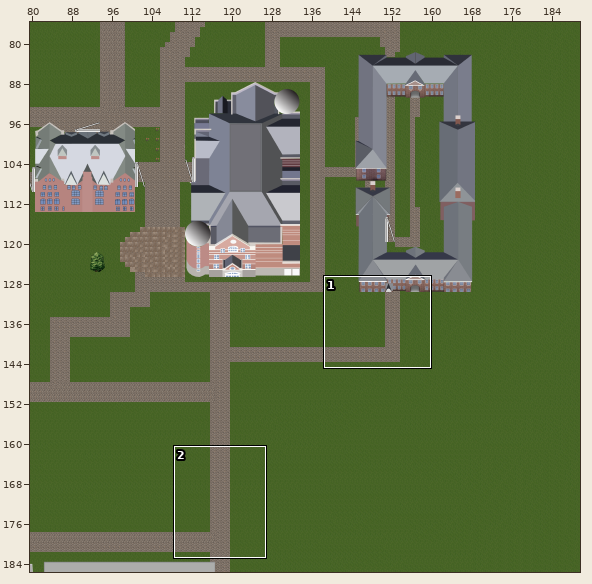
Tiled map, stored at android/assets/map/full_map.tmx. The first picture is a wide view before the edit; the outline marks the close-up.
Close-up. The starting point:
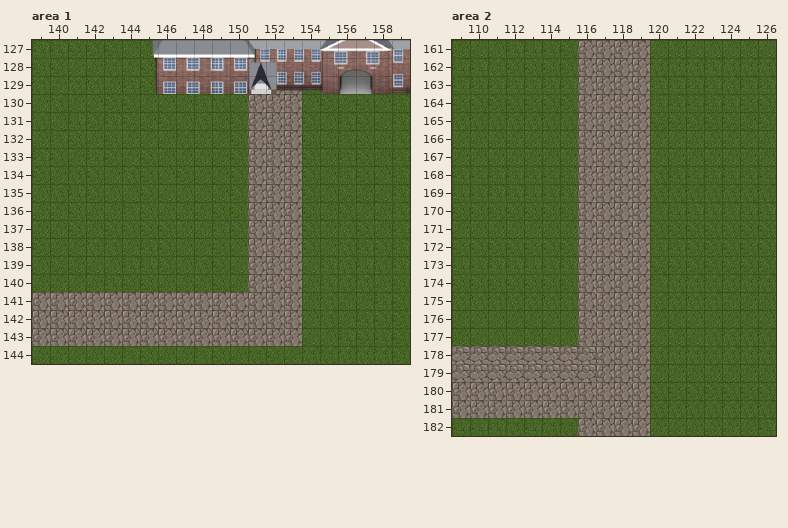
Cells are 32x32 px. Shown: area 1 x 139..159, y 127..144; area 2 x 109..126, y 161..182. The commit also changed other parts of the map, which this record leaves out.
Once edited:
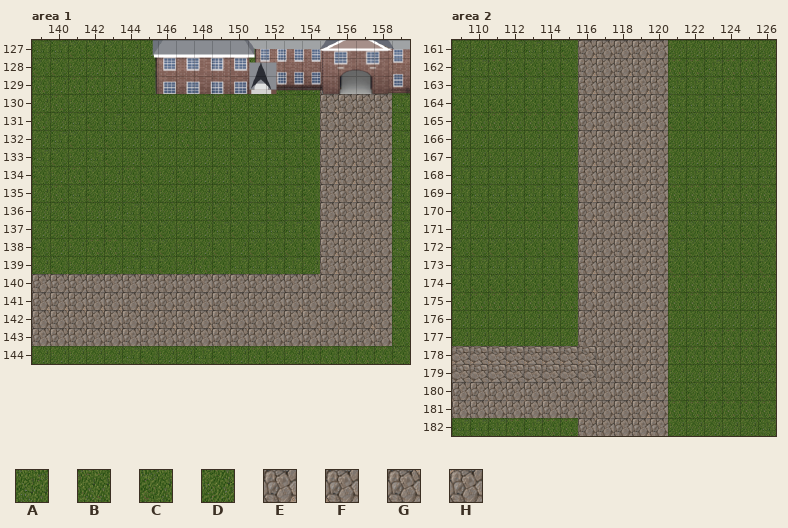
Key: from "tileset": A 78, B 79, C 94, D 95, E 183, F 184, G 199, H 200.
_ is an empty cell.
What changed:
Layer "Background", area 1:
y 127: x 151 E -> A; x 158 C -> F
y 128: x 151 E -> A
y 129: x 152..153 EF -> CC; x 155 C -> E
y 130: x 151..153 EEF -> AAA; x 155..158 CDCD -> EFFF
y 131: x 151..153 EFF -> CCA; x 155..158 DACD -> GHFH
y 132: x 151..153 EEF -> AAA; x 155..158 DACD -> EGHF
y 133: x 151..153 EEF -> AAC; x 155..158 DACD -> EEEF
y 134: x 151..153 EEF -> CAA; x 155..158 DACD -> EEEF
y 135: x 151..153 EEF -> AAA; x 155..158 DCDD -> EEEF
y 136: x 151..153 EEF -> ACA; x 155..158 DCDD -> EEEF
y 137: x 151..153 GEF -> AAA; x 155..158 DBCD -> EEEF
y 138: x 151..153 EEF -> CCC; x 155..158 DBAC -> EFEF
y 139: x 150..153 DEEF -> AAAA; x 155..158 ABAB -> EFEF
y 140: x 139..151 DDDDACCDDDCDE -> GGGGGGGGGGGGG; x 153..158 HDABBD -> GGEFEF
y 141: x 153..158 FDBDDA -> EFEFEF
y 142: x 153..158 HDBDAC -> GHFFEF
y 143: x 154..158 DDACA -> GHHGH
Layer "Background", area 2:
y 161: x 119..120 FD -> EF
y 162: x 119..120 FB -> EF
y 163..164: x 119..120 FA -> EF
y 165: x 119..120 FC -> EF
y 166..167: x 119..120 FD -> EF
y 168..169: x 119..120 FB -> EF
y 170: x 119..120 FA -> EF
y 171: x 119..120 HC -> EF
y 172: x 119..120 HA -> EF
y 173: x 119..120 FC -> EF
y 174: x 119..120 HA -> EF
y 175: x 119..120 HB -> EF
y 176..177: x 119..120 HD -> EF
y 178: x 119..120 HB -> EF
y 179: x 119..120 HD -> EF
y 180: x 119..120 HC -> EF
y 181: x 119..120 HB -> EF
y 182: x 119..120 HD -> EF
Changed places in both close-ups, as pixel boxes (x1, y1, x2, y2):
changed: (32, 44, 392, 346)
changed: (632, 40, 668, 436)
